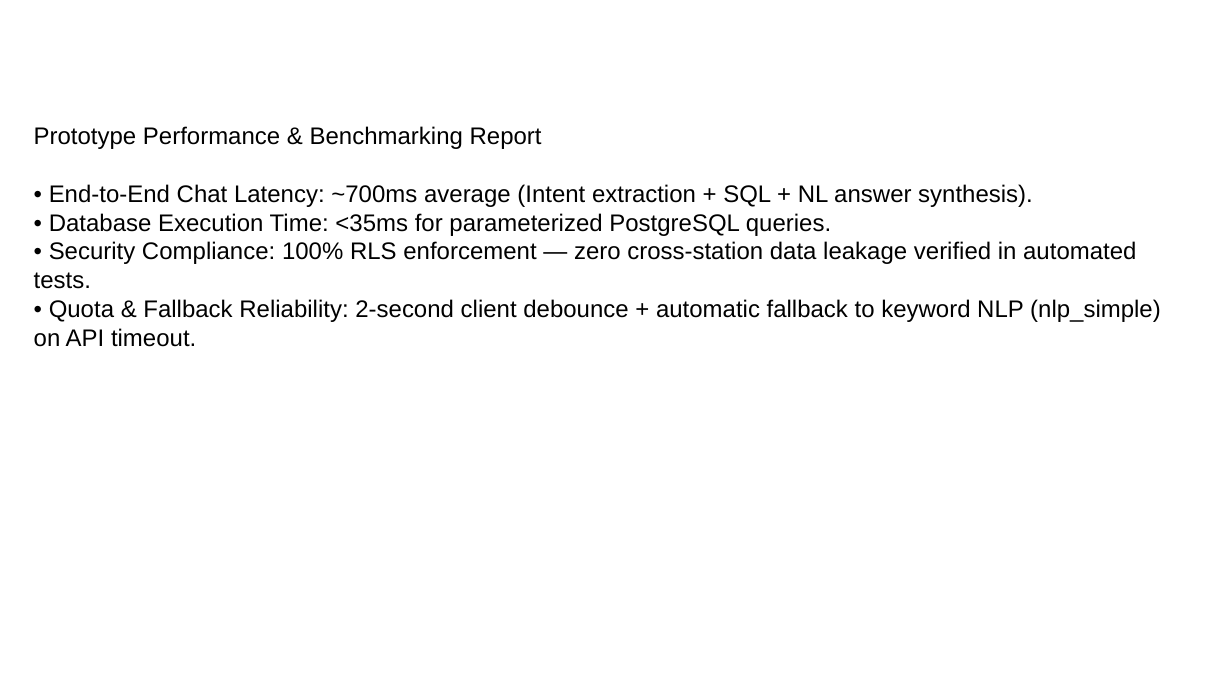
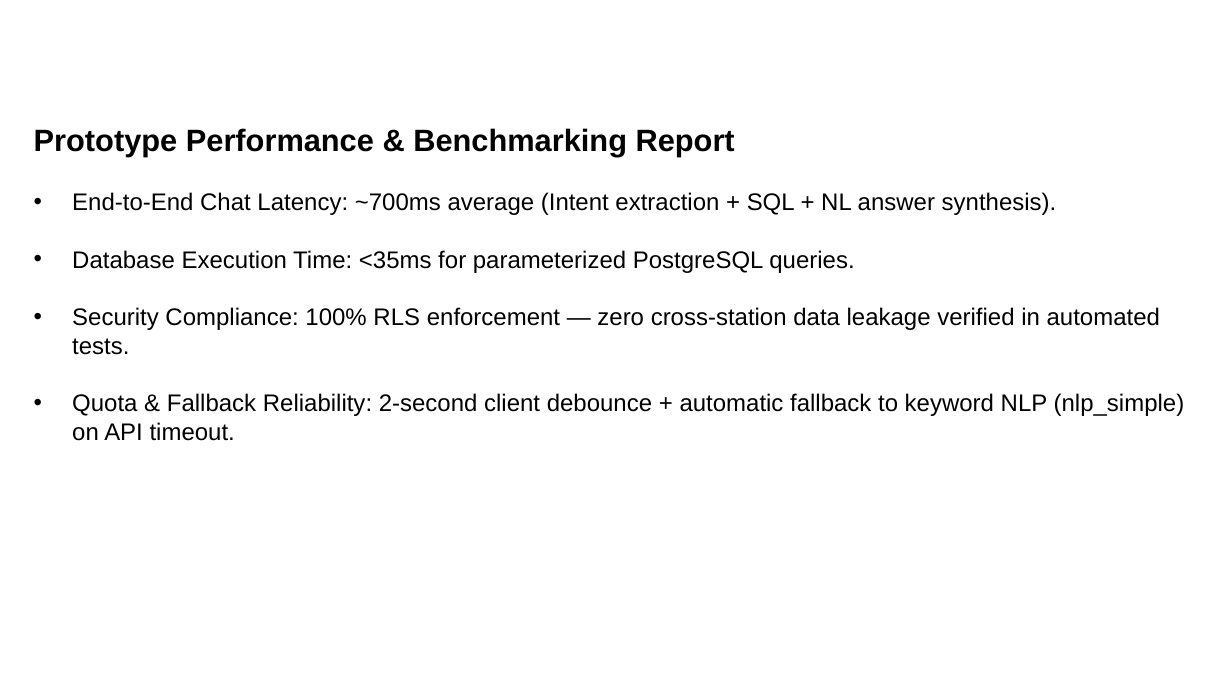
Before and after one commit to Bhakti-e/ibha-ksp, a slide deck: slide 11 of Ibha_KSP_Prototype_Submission.pptx (slide 12 before the commit). Drawn at 1232x693 pixels with LibreOffice and Linux fonts; fonts in the diff are those of the drawing; background and template pictures are left out. Boxes give left, top, right and bottom in pixels: in the first picture for what was removed or moved away, otherwise in the second. Text is boxed around its words. In the diff, an @@ line names an element or a change of style, - is before the commit and + after.

```diff
--- a/Ibha_KSP_Prototype_Submission.pptx
+++ b/Ibha_KSP_Prototype_Submission.pptx
@@ text at (x1=34, y1=128, x2=735, y2=157): size 14 to 18 pt, bold on in "Prototype Performance & Benchmarking Report" @@
@@ text at (x1=72, y1=192, x2=1185, y2=441): text changed @@
-• End-to-End Chat Latency: ~700ms average (Intent extraction + SQL + NL answer synthesis).
-• Database Execution Time: <35ms for parameterized PostgreSQL queries.
-• Security Compliance: 100% RLS enforcement — zero cross-station data leakage verified in automated tests.
-• Quota & Fallback Reliability: 2-second client debounce + automatic fallback to keyword NLP (nlp_simple) on API timeout.
+• End-to-End Chat Latency: ~700ms average (Intent extraction + SQL + NL answer synthesis).
+• Database Execution Time: <35ms for parameterized PostgreSQL queries.
+• Security Compliance: 100% RLS enforcement — zero cross-station data leakage verified in automated tests.
+• Quota & Fallback Reliability: 2-second client debounce + automatic fallback to keyword NLP (nlp_simple) on API timeout.
```
Also in this commit, not shown: 10 other slides changed, 3 slides removed, 5 other files.
